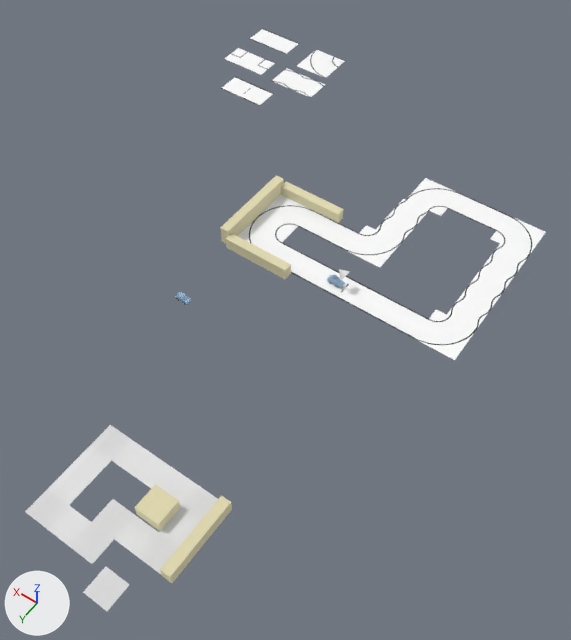
A saved change to the Blender file blender/plugin.blend.
Rendered twice from a camera (50 mm lens) standing at (-5.07, 11.1, 12.64) and looking at (0.57, 3.2, 0.23). The axes (+X, +Y, +Z) are drawn at lower left. The lights are the same throughout.

The older version as bpy lines, for what is in view:
```python
ob_plane = bpy.data.objects.new('Plane', me_plane)
ob_plane.location = (0.04, 7.17, 0.0)
ob_plane_001 = bpy.data.objects.new('Plane.001', me_plane_001)
ob_plane_001.location = (1.61, 7.17, 0.0)
ob_plane_001.rotation_euler = (0.0, 0.0, 1.571)  # degrees (0, 0, 90)
ob_plane_002 = bpy.data.objects.new('Plane.002', me_plane_002)
ob_plane_002.location = (0.56, 8.22, 0.0)
ob_plane_002.rotation_euler = (0.0, 0.0, 1.571)  # degrees (0, 0, 90)
ob_plane_003 = bpy.data.objects.new('Plane.003', me_plane_003)
ob_plane_003.location = (1.61, 8.22, 0.0)
ob_plane_003.rotation_euler = (0.0, 0.0, 1.571)  # degrees (0, 0, 90)
ob_plane_004 = bpy.data.objects.new('Plane.004', me_plane_004)
ob_plane_004.location = (0.04, 8.22, 0.0)
ob_plane_005 = bpy.data.objects.new('Plane.005', me_plane_005)
ob_plane_005.location = (-0.49, 8.22, 0.0)
ob_plane_005.rotation_euler = (0.0, 0.0, 4.712)  # degrees (0, 0, 270)
ob_plane_006 = bpy.data.objects.new('Plane.006', me_plane_006)
ob_plane_006.location = (-0.49, 7.69, 0.0)
ob_plane_006.rotation_euler = (0.0, 0.0, 1.571)  # degrees (0, 0, 90)
ob_plane_007 = bpy.data.objects.new('Plane.007', me_plane_007)
ob_plane_007.location = (-0.49, 7.17, 0.0)
ob_plane_009 = bpy.data.objects.new('Plane.009', me_plane_009)
ob_plane_009.location = (1.09, 8.74, 0.0)
# also in view: 'NXP-Start-Stop.001' at (0.16, 1.64, 0.0); 'NXP-Schlange' at (4.7, -3.16, 0.4); 'Cube.001' at (0.04, 7.66, 0.11); 'NXP-Schlange.001' at (0.19, -0.8, 0.0); 'NXP-Kurve.005' at (-2.13, -1.86, 0.0)
```
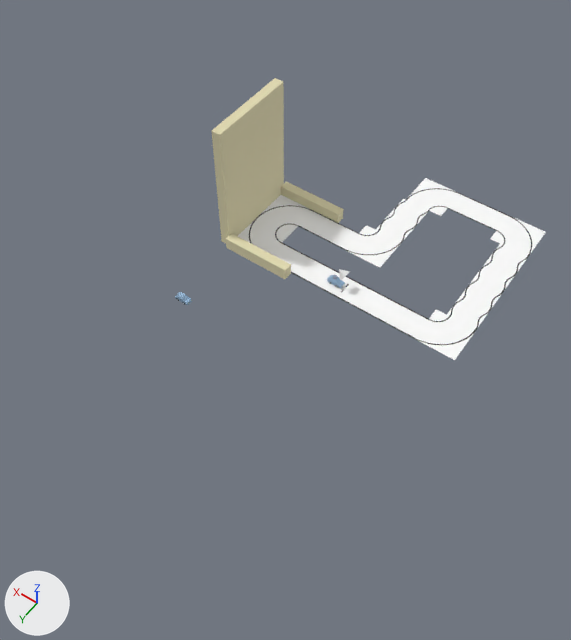
Changed parts and their boxes (x1, y1, x2, y2) in the pictures (571 x 640 px):
'Cube.008', mesh rescaled (12% wider, 141% taller)
    before: (220, 175, 284, 243)
    after: (212, 78, 284, 243)
'Cube.002', deleted (beige)
    before: (160, 495, 232, 583)
'Cube.001', deleted (beige)
    before: (135, 484, 180, 531)
'Plane.014', deleted
    before: (83, 566, 129, 611)
'Plane.008', deleted
    before: (69, 522, 114, 564)
'Plane.004', deleted
    before: (114, 515, 159, 557)
'Plane.009', deleted
    before: (47, 505, 91, 546)
'Plane.002', deleted
    before: (92, 499, 135, 539)
'Plane.010', deleted
    before: (25, 489, 69, 529)
'Plane.003', deleted
    before: (48, 467, 91, 505)
'Plane.005', deleted
    before: (138, 533, 178, 575)
'Plane.013', deleted
    before: (69, 446, 111, 482)
'Plane.012', deleted
    before: (112, 439, 153, 476)
'Plane.006', deleted
    before: (159, 509, 199, 547)
'Plane.011', deleted
    before: (134, 454, 175, 488)
'NXP-Schlange', hidden
    before: (272, 68, 325, 98)
'Plane.001', deleted
    before: (90, 425, 131, 460)
'Plane.007', deleted
    before: (179, 486, 218, 522)
'NXP-Kurve', hidden
    before: (297, 50, 345, 78)
'NXP-Start-Stop', hidden
    before: (221, 77, 273, 105)
'Plane', deleted
    before: (160, 470, 199, 507)
'NXP-Kreuzung', hidden
    before: (224, 48, 275, 75)
'NXP-Gerade', hidden
    before: (250, 29, 299, 54)

The change, as a list of edits to the scene's bpy script:
```text
Change me_cube_011:
    where me_cube_011.from_pydata(...)  # 8 vertices, 6 faces; spans x -0.15..0.07, y -1.04..1.01, z -0.22..0.22
    me_cube_011 part 1: the whole mesh is scaled about its middle by (1, 1, 7.04), then moved by (0.0, 0.0, 1.3)
Remove ob_plane:
    ob_plane = bpy.data.objects.new('Plane', me_plane)
Remove ob_plane_001:
    ob_plane_001 = bpy.data.objects.new('Plane.001', me_plane_001)
Remove ob_plane_002:
    ob_plane_002 = bpy.data.objects.new('Plane.002', me_plane_002)
Remove ob_plane_003:
    ob_plane_003 = bpy.data.objects.new('Plane.003', me_plane_003)
Remove ob_plane_004:
    ob_plane_004 = bpy.data.objects.new('Plane.004', me_plane_004)
Remove ob_plane_005:
    ob_plane_005 = bpy.data.objects.new('Plane.005', me_plane_005)
Remove ob_plane_006:
    ob_plane_006 = bpy.data.objects.new('Plane.006', me_plane_006)
Remove ob_plane_007:
    ob_plane_007 = bpy.data.objects.new('Plane.007', me_plane_007)
Remove ob_cube_001:
    ob_cube_001 = bpy.data.objects.new('Cube.001', me_cube_002)
Remove ob_cube_002:
    ob_cube_002 = bpy.data.objects.new('Cube.002', me_cube_003)
Remove ob_plane_008:
    ob_plane_008 = bpy.data.objects.new('Plane.008', me_plane_008)
Remove ob_plane_009:
    ob_plane_009 = bpy.data.objects.new('Plane.009', me_plane_009)
Remove ob_plane_010:
    ob_plane_010 = bpy.data.objects.new('Plane.010', me_plane_010)
Remove ob_plane_011:
    ob_plane_011 = bpy.data.objects.new('Plane.011', me_plane_011)
Remove ob_plane_012:
    ob_plane_012 = bpy.data.objects.new('Plane.012', me_plane_012)
Remove ob_plane_013:
    ob_plane_013 = bpy.data.objects.new('Plane.013', me_plane_013)
Remove ob_plane_014:
    ob_plane_014 = bpy.data.objects.new('Plane.014', me_plane_014)
Change ob_nxp_gerade:
    add ob_nxp_gerade.hide_set(True)  # its collection is switched off
Change ob_nxp_start_stop:
    add ob_nxp_start_stop.hide_set(True)  # its collection is switched off
Change ob_nxp_kreuzung:
    add ob_nxp_kreuzung.hide_set(True)  # its collection is switched off
Change ob_nxp_schlange:
    add ob_nxp_schlange.hide_set(True)  # its collection is switched off
Change ob_nxp_kurve:
    add ob_nxp_kurve.hide_set(True)  # its collection is switched off
```
